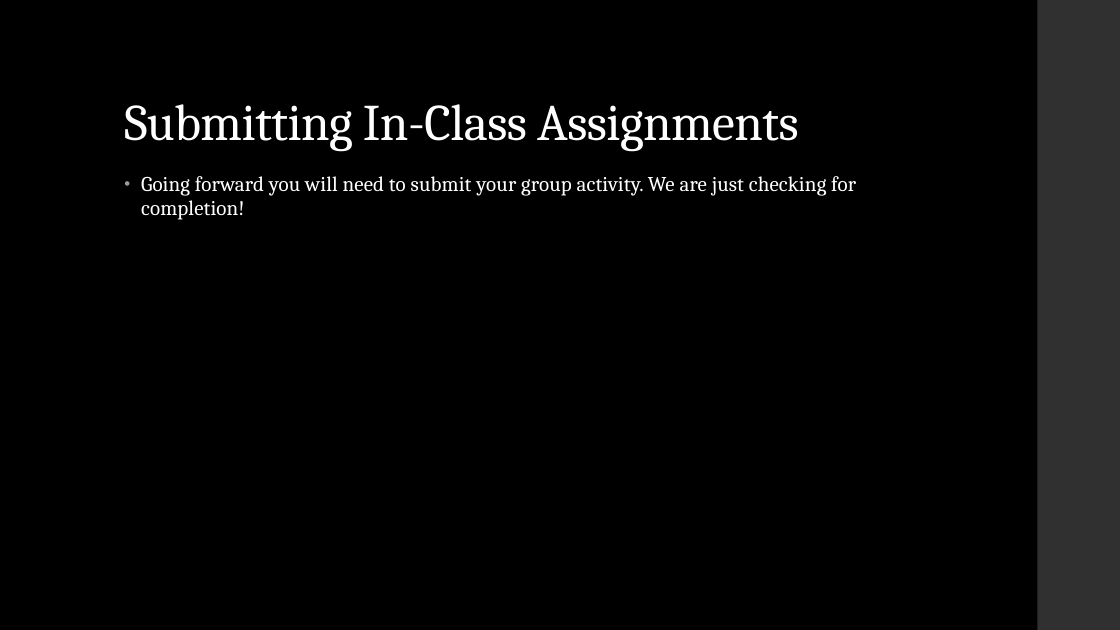
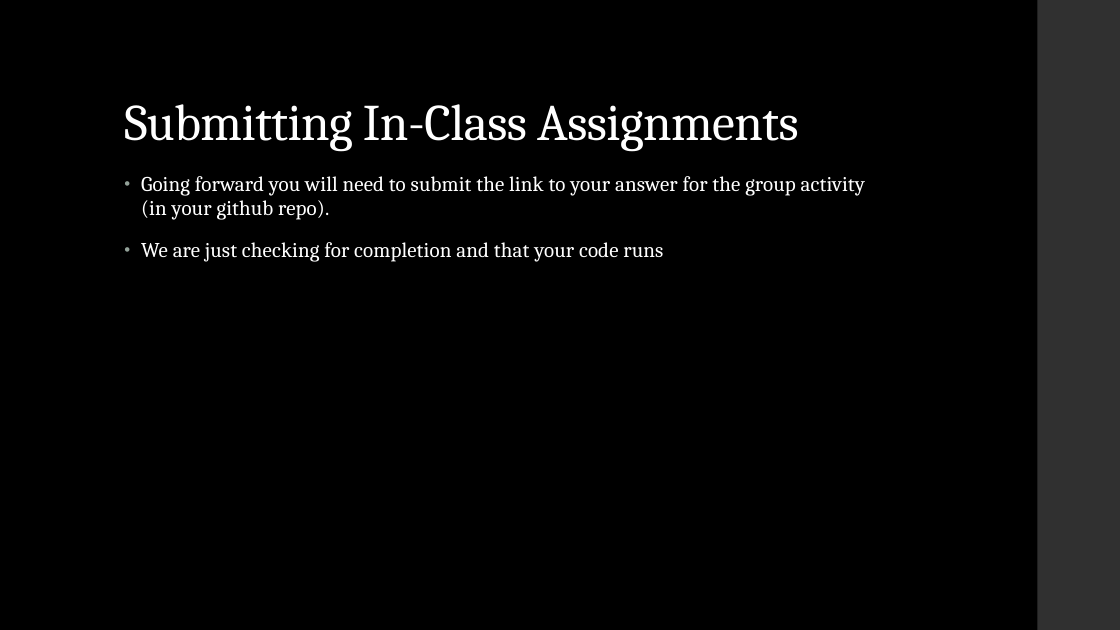
Before and after one commit to LaunchCoderGirlSTL/Data-Science-Assignments, a slide deck: slide 4 of course_material/week_03/week_03_presentation.pptx. Drawn at 1120x630 pixels with LibreOffice and Linux fonts; fonts in the diff are those of the drawing. Boxes give left, top, right and bottom in pixels: in the first picture for what was removed or moved away, otherwise in the second. Text is boxed around its words. In the diff, an @@ line names an element or a change of style, - is before the commit and + after.

Commit message:
week 3 class, hw, ppt

```diff
--- a/course_material/week_03/week_03_presentation.pptx
+++ b/course_material/week_03/week_03_presentation.pptx
@@ text at (141, 176, 865, 262): text changed @@
-• Going forward you will need to submit your group activity. We are just checking for completion!
+• Going forward you will need to submit the link to your answer for the group activity (in your github repo).
+• We are just checking for completion and that your code runs
```
Also in this commit, not shown: 2 other slides changed, 1 slide removed, 1 other file.
